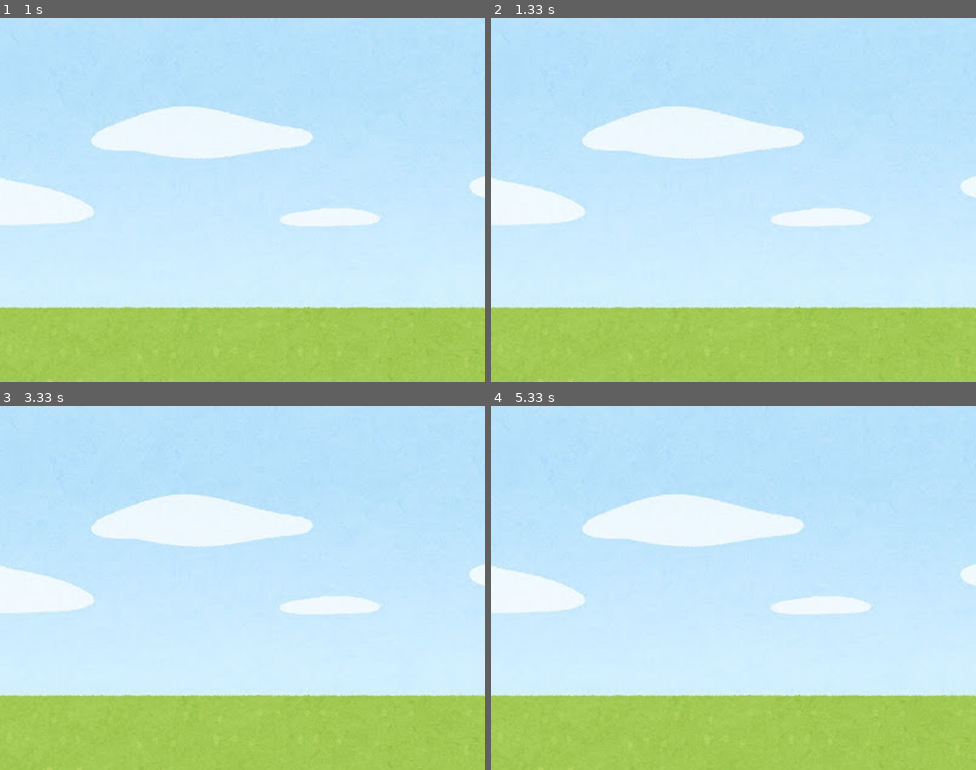
Above: before the commit, frames 1-4 (two rows, left to right).
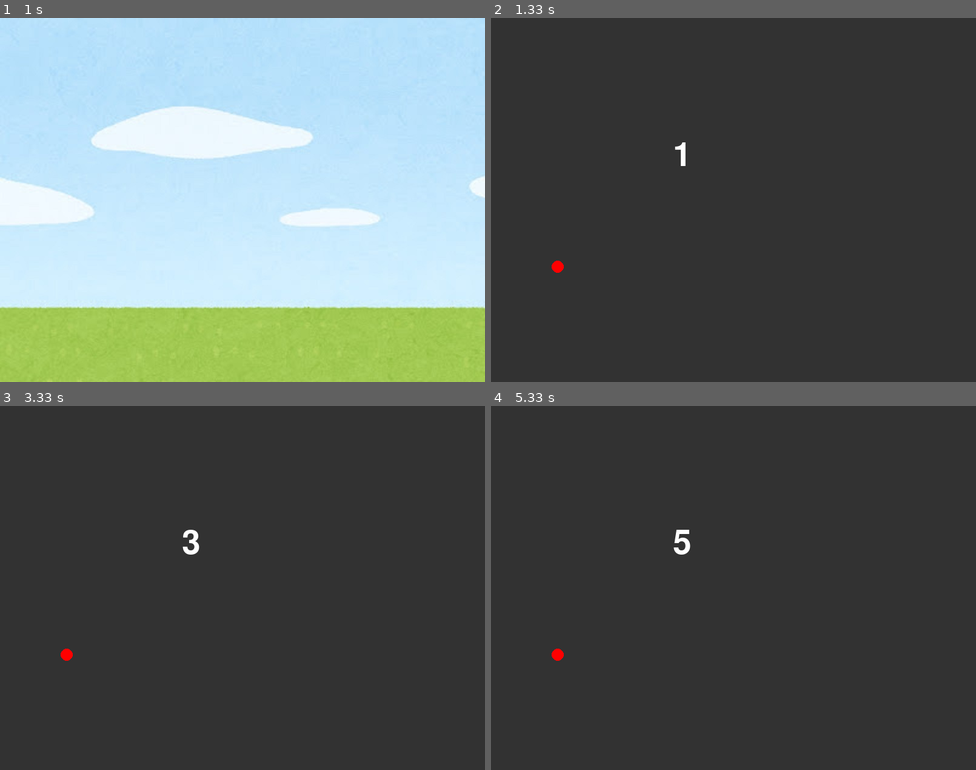
Above: after the commit, the same moments.

Repository: c0a2520865/ProjExD_1
Game: pygame game, started from pygame_image.py
Same seed, same stepped clock (60 frames per second), same inputs: the game is played once before the commit and once after it.
Inputs:
- Up to frame 1 (1 s): no input
- Up to frame 2 (1.33 s): no input
- Up to frame 3 (3.33 s): no input
- Up to frame 4 (5.33 s): no input

Frame 1 is identical in both runs. In frame 2, 100% of the frame differs, in the area x 0-100%, y 0-100%; in frame 3, 100%; in frame 4, 100%.

Commit message:
練習１と２：背景画像の描画

Diff:
--- a/pygame_image.py
+++ b/pygame_image.py
@@ -6,19 +6,34 @@
 
 
 def main():
-    pg.display.set_caption("はばたけ！こうかとん")
+    pg.display.set_caption("はじめてのPygame")
     screen = pg.display.set_mode((800, 600))
-    clock  = pg.time.Clock()
+    clock = pg.time.Clock()
+    font = pg.font.Font(None, 80)
+
+    enn = pg.Surface((20, 20))
+    pg.draw.circle(enn, (255, 0, 0), (10, 10), 10)
+    enn.set_colorkey((0, 0, 0))
+
+    tmr = 0
     bg_img = pg.image.load("fig/pg_bg.jpg")
-    tmr = 0
     while True:
         for event in pg.event.get():
             if event.type == pg.QUIT: return
 
-        screen.blit(bg_img, [0, 0])
+        screen.blit(bg_img,[0,0])
+
         pg.display.update()
         tmr += 1
-        clock.tick(10)
+        clock.tick(1)
+
+        txt = font.render(str(tmr), True, (255, 255, 255))
+        screen.fill((50, 50, 50))
+        screen.blit(txt, [300, 200])
+        screen.blit(enn, [100, 400])
+        pg.display.update()
+        tmr += 1
+        clock.tick(1)
 
 
 if __name__ == "__main__":
